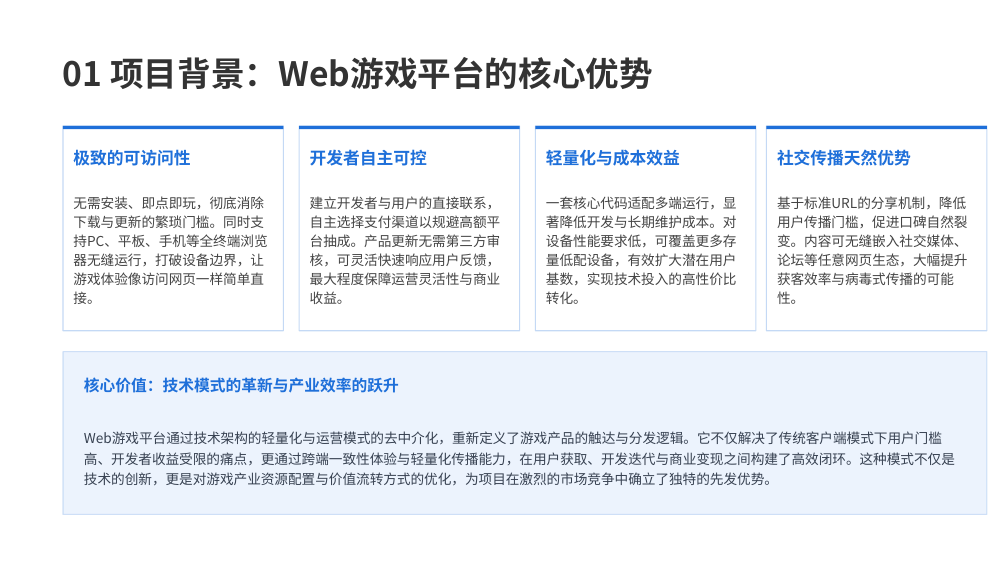
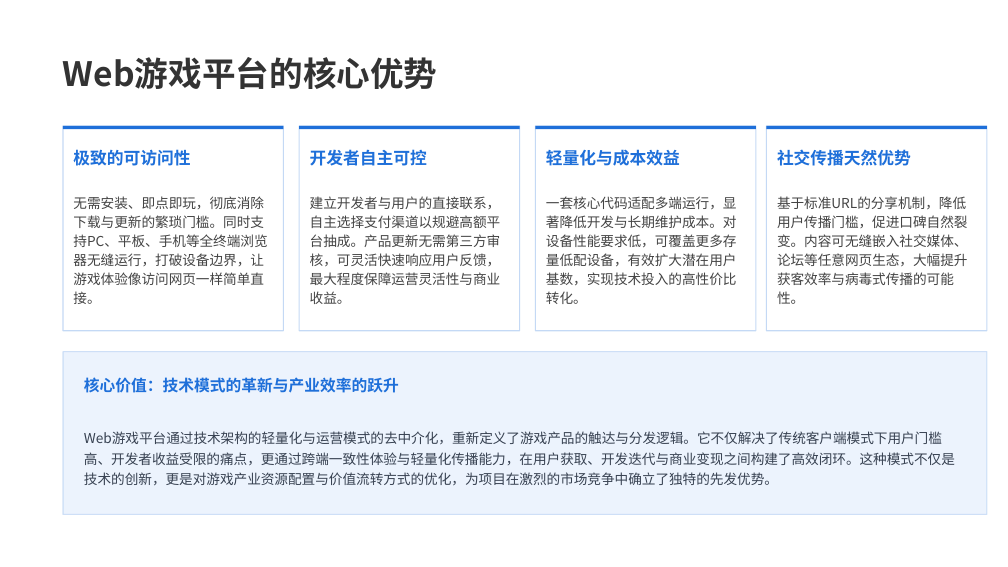
Before and after one commit to Rill-Sunny/Mini-Game, a slide deck: slide 4 of 项目答辩.pptx. Drawn at 1008x567 pixels with LibreOffice and Linux fonts; fonts in the diff are those of the drawing; background and template pictures are left out. Boxes give left, top, right and bottom in pixels: in the first picture for what was removed or moved away, otherwise in the second. Text is boxed around its words. In the diff, an @@ line names an element or a change of style, - is before the commit and + after.

```diff
--- a/项目答辩.pptx
+++ b/项目答辩.pptx
@@ text at (63,57,437,89): text changed @@
-01 项目背景：Web游戏平台的核心优势
+Web游戏平台的核心优势
```
Also in this commit, not shown: 19 other slides changed.
